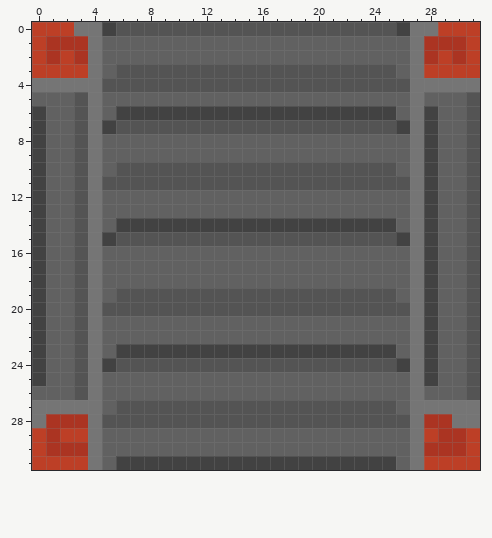
Two states of a pixel-art sprite, sprites/blocks/distribution/conveyors/esteira de latão/EsteiraDeLatao-3-0.png. This is how it looked before the edit.
The file is 32x32 pixels. Colours within 5 levels of each other are drawn and written as one.
And afterwards:
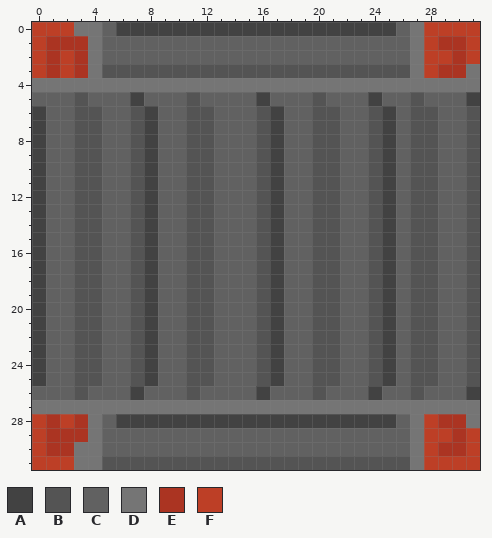
Palette (. is transparent): A #424242  B #545454  C #616161  D #757575  E #ab3422  F #bd3f26
Message: correção de bug nos sprites da esteira reforçada kkkkkk tava de lado e faltava 8 sprites
Diff:
Colour B gives way to colour A in row 0 at x 6 to 25; in row 5 at x 31; in row 7 at x 8, 17 and 25; in rows 10 to 11 at x 8, 17 and 25; in row 15 at x 8, 17 and 25; in rows 19 to 20 at x 8, 17 and 25.
Colour B gives way to colour A in row 24 at x 8, 17 and 25; in row 26 at x 31; in row 28 at x 6 to 25.
Colour C gives way to colour A in row 5 at x 7, 16 and 24; in rows 8 to 9 at x 8, 17 and 25; in rows 12 to 13 at x 8, 17 and 25; in rows 16 to 18 at x 8, 17 and 25; in rows 21 to 22 at x 8, 17 and 25; in row 25 at x 8, 17 and 25.
Colour C gives way to colour A in row 26 at x 7, 16 and 24.
Colour A gives way to colour B in row 6 at x 7, 11 to 12, 16, 20 to 21, 24 and 28; in rows 7 to 13 at x 28; in row 14 at x 7, 11 to 12, 16, 20 to 21, 24 and 28; in rows 15 to 22 at x 28; in row 23 at x 7, 11 to 12, 16, 20 to 21, 24 and 28; in rows 24 to 25 at x 28.
Colour A gives way to colour B in row 31 at x 6 to 25.
Colour C gives way to colour B in row 3 at x 5 and 26; in row 5 at x 11 and 20; in rows 8 to 9 at x 7, 11 to 12, 16, 20 to 21 and 24; in rows 12 to 13 at x 7, 11 to 12, 16, 20 to 21 and 24; in rows 16 to 18 at x 7, 11 to 12, 16, 20 to 21 and 24; in rows 21 to 22 at x 7, 11 to 12, 16, 20 to 21 and 24.
Colour C gives way to colour B in row 25 at x 7, 11 to 12, 16, 20 to 21 and 24; in row 26 at x 11 and 20; in row 31 at x 5 and 26.
Colour D gives way to colour B in row 5 at x 27; in rows 6 to 25 at x 4 and 27; in row 26 at x 27.
Colour A gives way to colour C in row 0 at x 5 and 26; in row 6 at x 6, 9 to 10, 13 to 15, 18 to 19 and 22 to 23; in row 7 at x 5 and 26; in row 14 at x 6, 9 to 10, 13 to 15, 18 to 19 and 22 to 23; in row 15 at x 5 and 26; in row 23 at x 6, 9 to 10, 13 to 15, 18 to 19 and 22 to 23.
Colour A gives way to colour C in row 24 at x 5 and 26.
Colour B gives way to colour C in row 7 at x 6, 9 to 10, 13 to 15, 18 to 19 and 22 to 23; in row 10 at x 6, 9 to 10, 13 to 15, 18 to 19 and 22 to 23; in row 11 at x 5 to 6, 9 to 10, 13 to 15, 18 to 19, 22 to 23 and 26; in row 15 at x 6, 9 to 10, 13 to 15, 18 to 19 and 22 to 23; in row 19 at x 6, 9 to 10, 13 to 15, 18 to 19 and 22 to 23; in row 20 at x 5 to 6, 9 to 10, 13 to 15, 18 to 19, 22 to 23 and 26.
Colour B gives way to colour C in row 24 at x 6, 9 to 10, 13 to 15, 18 to 19 and 22 to 23; in row 28 at x 5 and 26.
Colour D gives way to colour C in row 5 at x 4; in row 26 at x 4.
Colour B gives way to colour D in row 4 at x 5 to 26; in row 27 at x 6 to 25.
Colour C gives way to colour D in row 27 at x 5 and 26.
Colour E gives way to colour D in row 30 at x 3.
Colour F gives way to colour D in row 3 at x 31; in row 31 at x 3.
Colour D gives way to colour E in row 28 at x 30.
Colour F gives way to colour E in row 3 at x 1, 3 and 29 to 30; in row 29 at x 2 to 3.
Colour D gives way to colour F in row 0 at x 28; in row 28 at x 0.
Colour E gives way to colour F in rows 1 to 2 at x 28; in row 28 at x 2 and 28; in row 29 at x 29; in row 30 at x 28.
